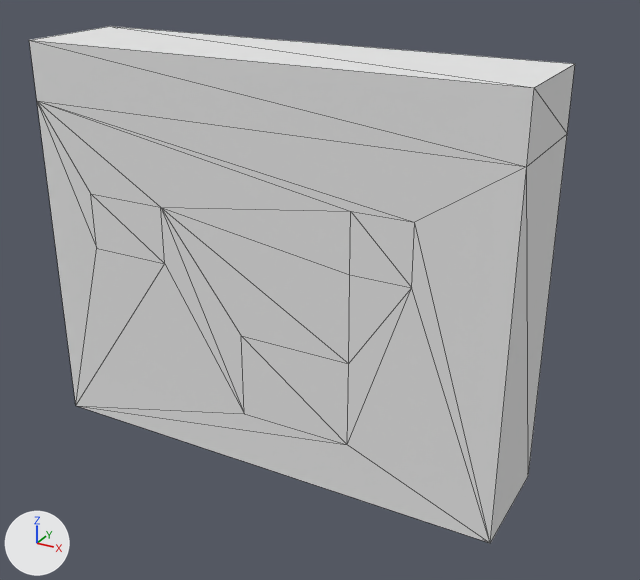
An edit to the OBJ model GameJam2020/Assets/Models/#decoration/wall/wall_side.obj, drawn before and after from the same camera.
Both versions are drawn from a 50 mm lens placed at (14.5, -17.4, 18.2), pointed at (1.3, 6.6, 6.2). The lights are fixed; the arrows at lower left show +X, +Y and +Z. Mesh edges are drawn as thin lines. Where no turn or scale is listed for an object, it has been applied to the vertices. Vertices at the same position are counted once.

Script lines for the objects in view, before the commit:
```python
me_wall_side = bpy.data.meshes.new('wall_side')
me_wall_side.from_pydata(...)  # 36 vertices, 68 faces; spans x -8.5..8.5, y 4.5..8.5, z 0.0..14.0
me_wall_side.materials.append(mat_palette)  # white #e7e7e7
# before: 6 (8.5, 4.5, 0.0) at pixel (490, 543), 7 (8.5, 8.5, 0.0) at pixel (528, 476), 8 (8.5, 4.5, 12.0) at pixel (526, 166), 9 (8.5, 8.5, 12.0) at pixel (567, 133), 10 (8.5, 4.5, 14.0) at pixel (534, 87)
# before: 11 (8.5, 8.5, 14.0) at pixel (575, 63)
ob_wall_side = bpy.data.objects.new('wall_side', me_wall_side)
ob_wall_side.location = (0.0, 0.0, 0.0)
```
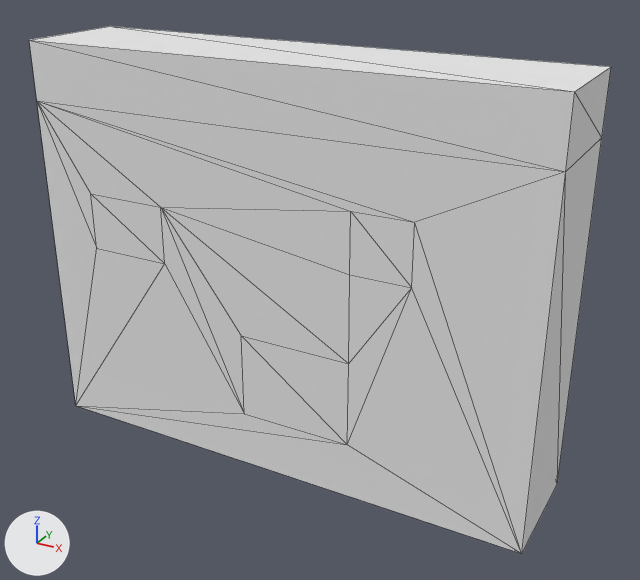
The newer file is also turned or shifted as a whole; pictures and numbers use the older file's frame.

The edits, one by one:
me_wall_side has 36 vertices, 68 faces and spans x -8.5..8.5, y 4.5..8.5, z 0.0..14.0.
me_wall_side is used by ob_wall_side; location (0.0, 0.0, 0.0).
Part 1, on me_wall_side:
Vertices 6 to 11 of me_wall_side move by (1.0, 0.0, 0.0).

Where the change shows, as pixel boxes [x1, y1, x2, y2] in the pictures (640 x 580 px):
'wall_side', reshaped (7% wider): before [29, 26, 575, 543]; after [29, 26, 611, 554]
